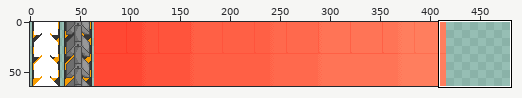
File history of a sprite sheet, Sprites/map/map-spritesheet.png. The first picture is a wide view before the edit; the outline marks the close-up.
Close-up. As it was:
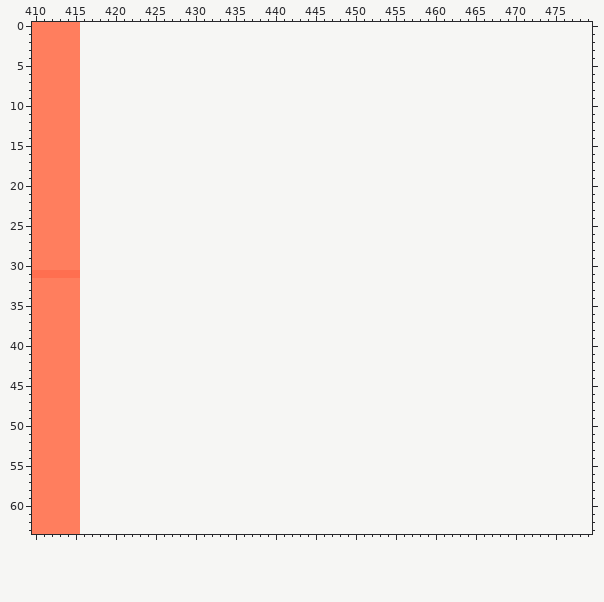
The file is 416x64 pixels. Colours within 5 levels of each other are drawn and written as one. Shown: x 410..479, y 0..63. The old version is drawn lined up with the new one, on the new canvas.
After the commit:
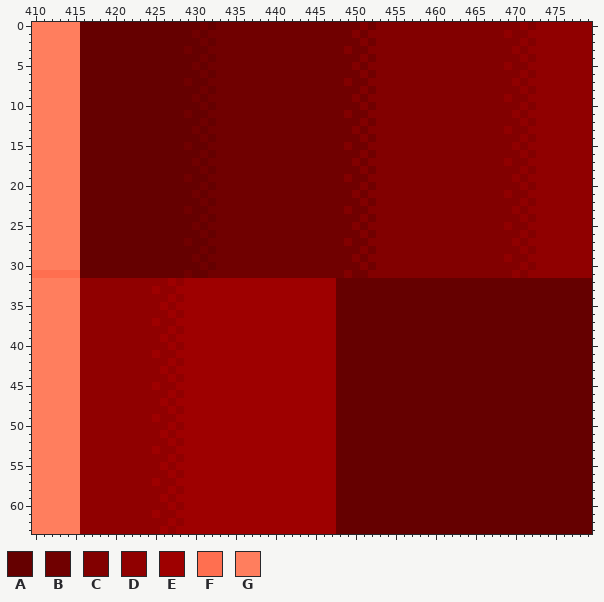
Palette (. is transparent): A #650000  B #700000  C #820000  D #900000  E #9e0000  F #ff6f50  G #ff7e5e
What changed:
canvas 416x64 -> 480x64
Changed rows in their new state; - is an unchanged pixel.
first column x 416:
 0 AAAAAAAAAAAAAAABABBBBBBBBBBBBBBBBBBCBCCCCCCCCCCCCCCCCCCDCDDDDDDD
 1 AAAAAAAAAAAAAABABBBBBBBBBBBBBBBBBBCBCCCCCCCCCCCCCCCCCDCCDDDDDDDD
 2 AAAAAAAAAAAAAAABABBBBBBBBBBBBBBBBBBCBCCCCCCCCCCCCCCCCCCDCDDDDDDD
 3 AAAAAAAAAAAAABAABBBBBBBBBBBBBBBBBCBBCCCCCCCCCCCCCCCCCCDCDDDDDDDD
 4 AAAAAAAAAAAAAAABABBBBBBBBBBBBBBBBBBCBCCCCCCCCCCCCCCCCCCDCDDDDDDD
 5 AAAAAAAAAAAAAABABBBBBBBBBBBBBBBBBBCBCCCCCCCCCCCCCCCCCDCCDDDDDDDD
 6 AAAAAAAAAAAAAAABABBBBBBBBBBBBBBBBBBCBCCCCCCCCCCCCCCCCCCDCDDDDDDD
 7 AAAAAAAAAAAAABAABBBBBBBBBBBBBBBBBCBBCCCCCCCCCCCCCCCCCCDCDDDDDDDD
 8 AAAAAAAAAAAAAAABABBBBBBBBBBBBBBBBBBCBCCCCCCCCCCCCCCCCCCDCDDDDDDD
 9 AAAAAAAAAAAAAABABBBBBBBBBBBBBBBBBBCBCCCCCCCCCCCCCCCCCDCCDDDDDDDD
10 AAAAAAAAAAAAAAABABBBBBBBBBBBBBBBBBBCBCCCCCCCCCCCCCCCCCCDCDDDDDDD
11 AAAAAAAAAAAAABAABBBBBBBBBBBBBBBBBCBBCCCCCCCCCCCCCCCCCCDCDDDDDDDD
12 AAAAAAAAAAAAAAABABBBBBBBBBBBBBBBBBBCBCCCCCCCCCCCCCCCCCCDCDDDDDDD
13 AAAAAAAAAAAAAABABBBBBBBBBBBBBBBBBBCBCCCCCCCCCCCCCCCCCDCCDDDDDDDD
14 AAAAAAAAAAAAAAABABBBBBBBBBBBBBBBBBBCBCCCCCCCCCCCCCCCCCCDCDDDDDDD
15 AAAAAAAAAAAAABAABBBBBBBBBBBBBBBBBCBBCCCCCCCCCCCCCCCCCCDCDDDDDDDD
16 AAAAAAAAAAAAAAABABBBBBBBBBBBBBBBBBBCBCCCCCCCCCCCCCCCCCCDCDDDDDDD
17 AAAAAAAAAAAAAABABBBBBBBBBBBBBBBBBBCBCCCCCCCCCCCCCCCCCDCCDDDDDDDD
18 AAAAAAAAAAAAAAABABBBBBBBBBBBBBBBBBBCBCCCCCCCCCCCCCCCCCCDCDDDDDDD
19 AAAAAAAAAAAAABAABBBBBBBBBBBBBBBBBCBBCCCCCCCCCCCCCCCCCCDCDDDDDDDD
20 AAAAAAAAAAAAAAABABBBBBBBBBBBBBBBBBBCBCCCCCCCCCCCCCCCCCCDCDDDDDDD
21 AAAAAAAAAAAAAABABBBBBBBBBBBBBBBBBBCBCCCCCCCCCCCCCCCCCDCCDDDDDDDD
22 AAAAAAAAAAAAAAABABBBBBBBBBBBBBBBBBBCBCCCCCCCCCCCCCCCCCCDCDDDDDDD
23 AAAAAAAAAAAAABAABBBBBBBBBBBBBBBBBCBBCCCCCCCCCCCCCCCCCCDCDDDDDDDD
24 AAAAAAAAAAAAAAABABBBBBBBBBBBBBBBBBBCBCCCCCCCCCCCCCCCCCCDCDDDDDDD
25 AAAAAAAAAAAAAABABBBBBBBBBBBBBBBBBBCBCCCCCCCCCCCCCCCCCDCCDDDDDDDD
26 AAAAAAAAAAAAAAABABBBBBBBBBBBBBBBBBBCBCCCCCCCCCCCCCCCCCCDCDDDDDDD
27 AAAAAAAAAAAAABAABBBBBBBBBBBBBBBBBCBBCCCCCCCCCCCCCCCCCCDCDDDDDDDD
28 AAAAAAAAAAAAAAABABBBBBBBBBBBBBBBBBBCBCCCCCCCCCCCCCCCCCCDCDDDDDDD
29 AAAAAAAAAAAAAABABBBBBBBBBBBBBBBBBBCBCCCCCCCCCCCCCCCCCDCCDDDDDDDD
30 AAAAAAAAAAAAAAABABBBBBBBBBBBBBBBBBBCBCCCCCCCCCCCCCCCCCCDCDDDDDDD
31 AAAAAAAAAAAAABAABBBBBBBBBBBBBBBBBCBBCCCCCCCCCCCCCCCCCCDCDDDDDDDD
32 DDDDDDDDDDDEDEEEEEEEEEEEEEEEEEEEAAAAAAAAAAAAAAAAAAAAAAAAAAAAAAAA
33 DDDDDDDDDEDDEEEEEEEEEEEEEEEEEEEEAAAAAAAAAAAAAAAAAAAAAAAAAAAAAAAA
34 DDDDDDDDDDDEDEEEEEEEEEEEEEEEEEEEAAAAAAAAAAAAAAAAAAAAAAAAAAAAAAAA
35 DDDDDDDDDDEDEEEEEEEEEEEEEEEEEEEEAAAAAAAAAAAAAAAAAAAAAAAAAAAAAAAA
36 DDDDDDDDDDDEDEEEEEEEEEEEEEEEEEEEAAAAAAAAAAAAAAAAAAAAAAAAAAAAAAAA
37 DDDDDDDDDEDDEEEEEEEEEEEEEEEEEEEEAAAAAAAAAAAAAAAAAAAAAAAAAAAAAAAA
38 DDDDDDDDDDDEDEEEEEEEEEEEEEEEEEEEAAAAAAAAAAAAAAAAAAAAAAAAAAAAAAAA
39 DDDDDDDDDDEDEEEEEEEEEEEEEEEEEEEEAAAAAAAAAAAAAAAAAAAAAAAAAAAAAAAA
40 DDDDDDDDDDDEDEEEEEEEEEEEEEEEEEEEAAAAAAAAAAAAAAAAAAAAAAAAAAAAAAAA
41 DDDDDDDDDEDDEEEEEEEEEEEEEEEEEEEEAAAAAAAAAAAAAAAAAAAAAAAAAAAAAAAA
42 DDDDDDDDDDDEDEEEEEEEEEEEEEEEEEEEAAAAAAAAAAAAAAAAAAAAAAAAAAAAAAAA
43 DDDDDDDDDDEDEEEEEEEEEEEEEEEEEEEEAAAAAAAAAAAAAAAAAAAAAAAAAAAAAAAA
44 DDDDDDDDDDDEDEEEEEEEEEEEEEEEEEEEAAAAAAAAAAAAAAAAAAAAAAAAAAAAAAAA
45 DDDDDDDDDEDDEEEEEEEEEEEEEEEEEEEEAAAAAAAAAAAAAAAAAAAAAAAAAAAAAAAA
46 DDDDDDDDDDDEDEEEEEEEEEEEEEEEEEEEAAAAAAAAAAAAAAAAAAAAAAAAAAAAAAAA
47 DDDDDDDDDDEDEEEEEEEEEEEEEEEEEEEEAAAAAAAAAAAAAAAAAAAAAAAAAAAAAAAA
48 DDDDDDDDDDDEDEEEEEEEEEEEEEEEEEEEAAAAAAAAAAAAAAAAAAAAAAAAAAAAAAAA
49 DDDDDDDDDEDDEEEEEEEEEEEEEEEEEEEEAAAAAAAAAAAAAAAAAAAAAAAAAAAAAAAA
50 DDDDDDDDDDDEDEEEEEEEEEEEEEEEEEEEAAAAAAAAAAAAAAAAAAAAAAAAAAAAAAAA
51 DDDDDDDDDDEDEEEEEEEEEEEEEEEEEEEEAAAAAAAAAAAAAAAAAAAAAAAAAAAAAAAA
52 DDDDDDDDDDDEDEEEEEEEEEEEEEEEEEEEAAAAAAAAAAAAAAAAAAAAAAAAAAAAAAAA
53 DDDDDDDDDEDDEEEEEEEEEEEEEEEEEEEEAAAAAAAAAAAAAAAAAAAAAAAAAAAAAAAA
54 DDDDDDDDDDDEDEEEEEEEEEEEEEEEEEEEAAAAAAAAAAAAAAAAAAAAAAAAAAAAAAAA
55 DDDDDDDDDDEDEEEEEEEEEEEEEEEEEEEEAAAAAAAAAAAAAAAAAAAAAAAAAAAAAAAA
56 DDDDDDDDDDDEDEEEEEEEEEEEEEEEEEEEAAAAAAAAAAAAAAAAAAAAAAAAAAAAAAAA
57 DDDDDDDDDEDDEEEEEEEEEEEEEEEEEEEEAAAAAAAAAAAAAAAAAAAAAAAAAAAAAAAA
58 DDDDDDDDDDDEDEEEEEEEEEEEEEEEEEEEAAAAAAAAAAAAAAAAAAAAAAAAAAAAAAAA
59 DDDDDDDDDDEDEEEEEEEEEEEEEEEEEEEEAAAAAAAAAAAAAAAAAAAAAAAAAAAAAAAA
60 DDDDDDDDDDDEDEEEEEEEEEEEEEEEEEEEAAAAAAAAAAAAAAAAAAAAAAAAAAAAAAAA
61 DDDDDDDDDEDDEEEEEEEEEEEEEEEEEEEEAAAAAAAAAAAAAAAAAAAAAAAAAAAAAAAA
62 DDDDDDDDDDDEDEEEEEEEEEEEEEEEEEEEAAAAAAAAAAAAAAAAAAAAAAAAAAAAAAAA
63 DDDDDDDDDDEDEEEEEEEEEEEEEEEEEEEEAAAAAAAAAAAAAAAAAAAAAAAAAAAAAAAA
Where, in picture pixels (left, top, right, bottom), the same in both close-ups:
added: (80, 22, 592, 534)
